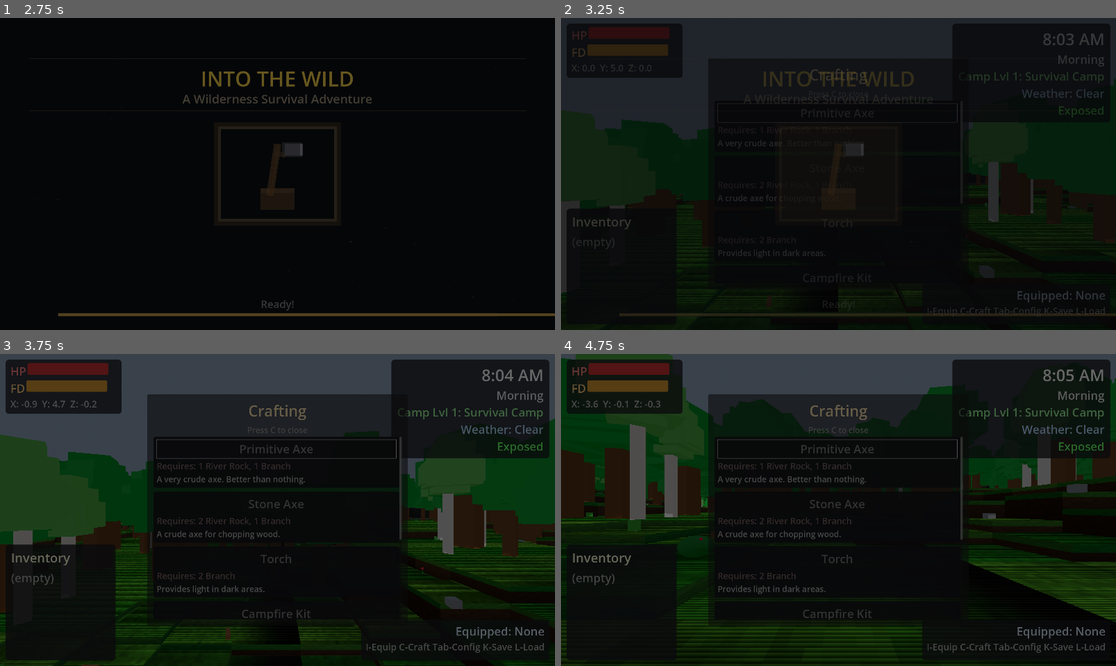
Above: before the commit, frames 1-4 (two rows, left to right).
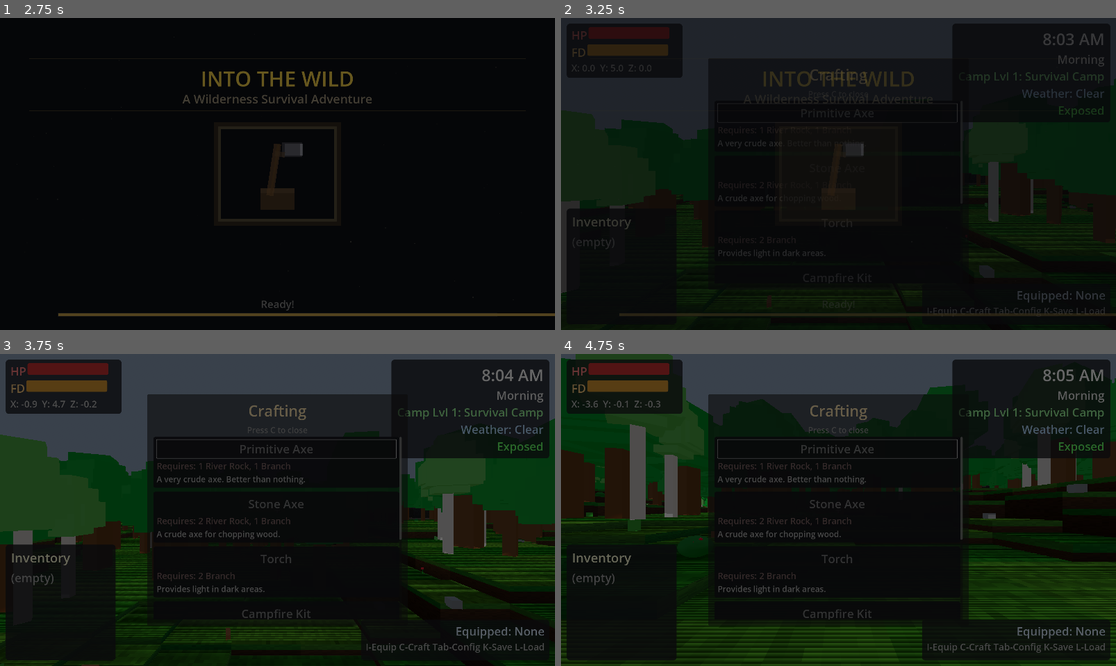
Above: after the commit, the same moments.

Repository: adchamberlain/into-the-wild
Game: Godot game, scene res://scenes/main.tscn
The game is run twice, just before and just after one commit, with the same random seed, the same clock (stepped at 60 frames per second) and the same inputs.
Inputs (mouse positions are in pixels of both pictures, inside the frame that each line leads up to):
- Up to frame 1 (2.75 s): tap Enter at 0.5, 2 s; move the mouse to (305, 174) at 0.52 s; hold F (eat) 0.53-1.28 s; hold W (move_forward) from 0.53 s (still down); click (305, 174) at 0.67 s; tap Space (jump) at 0.77, 1.07, 1.25, 1.52, 1.82 s; move the mouse to (249, 174) at 1.27 s; tap E (interact) at 1.35 s; move the mouse to (288, 167) at 2.02 s; hold M (move_structure) from 2.03 s (still down)
- Up to frame 2 (3.25 s): keep holding W (move_forward); move the mouse to (832, 180) at 2.77 s; release M (move_structure) at 2.78 s; tap C (open_crafting) at 2.85 s; click (832, 180) at 2.92 s; tap Space (jump) at 3.02 s
- Up to frame 3 (3.75 s): tap Space (jump) at 3.32 s; move the mouse to (444, 556) at 3.52 s; release W (move_forward) at 3.53 s; hold A (move_left) from 3.53 s (still down); hold Shift (sprint) from 3.53 s (still down)
- Up to frame 4 (4.75 s): tap Space (jump) at 3.77, 4.07 s; release A (move_left) at 4.25 s; release Shift (sprint) at 4.25 s; drag from (672, 463) to (755, 432) at 4.27 s

Frame 1 is identical in both runs. In frame 2, less than 0.1% of the frame differs, in the area x 44-50%, y 87-93%; in frame 3, 0.6%; in frame 4, 3.1%, in the area x 3-100%, y 67-100%.
Error before the commit: Invalid access of index '18' on a base object of type: 'Array'. (res://scripts/world/terrain_chunk.gd:246)

Commit message:
Fix array index out of bounds in height cache AO calculation
The AO corner calculations were passing cx+1/cz+1 to the function,
causing index 18 access on size-18 array when cx=15. Now all corners
use the same cell coordinates with different direction vectors.

Co-Authored-By: Claude Opus 4.5 <noreply@anthropic.com>

Diff:
--- a/scripts/world/terrain_chunk.gd
+++ b/scripts/world/terrain_chunk.gd
@@ -186,11 +186,12 @@
 		clamp(grass_color.b + variation * 0.3, grass_color.b - 0.07, grass_color.b + 0.07)
 	)
 
-	# Calculate vertex AO using cached heights (offset by 1 for border)
+	# Calculate vertex AO using cached heights
+	# Each corner samples its 3 adjacent neighbors for occlusion
 	var ao0: float = _calculate_vertex_ao_cached(cx, cz, height, -1, -1)  # NW corner
-	var ao1: float = _calculate_vertex_ao_cached(cx + 1, cz, height, 1, -1)  # NE corner
-	var ao2: float = _calculate_vertex_ao_cached(cx + 1, cz + 1, height, 1, 1)  # SE corner
-	var ao3: float = _calculate_vertex_ao_cached(cx, cz + 1, height, -1, 1)  # SW corner
+	var ao1: float = _calculate_vertex_ao_cached(cx, cz, height, 1, -1)   # NE corner
+	var ao2: float = _calculate_vertex_ao_cached(cx, cz, height, 1, 1)    # SE corner
+	var ao3: float = _calculate_vertex_ao_cached(cx, cz, height, -1, 1)   # SW corner
 
 	# Apply AO to colors
 	var color0: Color = cell_grass * ao0
